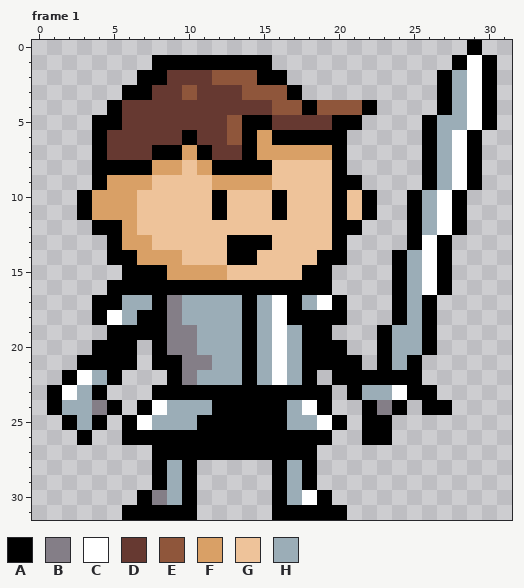
Pixel-art file: sprites/ezra.aseprite. Above is the file before it was changed.
32x32 pixels, 1 frame. Shown: frame 1. The commit also changed other frames, which this record leaves out.
Palette (. is transparent): A #000000  B #847e87  C #ffffff  D #663931  E #8f563b  F #d9a066  G #eec39a  H #9badb7
Pixels before, frame 1, first column x 1:
 0 ............................A.
 1 .......AAAAAAAA............ACA
 2 ......AADDDEEEAA..........AHCA
 3 .....AADDEDDDEEEA.........AHCA
 4 ....ADDDDDDDDDDEEAEEEA....AHCA
 5 ...AADDDDDDDEAADDDDAA....AHHCA
 6 ...ADDDDDADDEAFAAAAA.....AHCA.
 7 ...ADDDAAFADDAFFFFFA.....AHCA.
 8 ...AAAAFFGFAAAAGGGGA.....AHCA.
 9 ...AFFFGGGGFFFFGGGGAA....AHCA.
10 ..AFFFGGGGGAGGGAGGGAGA..AHCA..
11 ..AFFFGGGGGAGGGAGGGAGA..AHCA..
12 ...AAFGGGGGGGGGGGGGAA...AHCA..
13 ....AFFGGGGGAAAGGGGA....ACA...
14 ....AAFFFGGGAAGGGGAA...AHCA...
15 .....AAAFFFFGGGGGAA....AHCA...
16 ....AAAAAAAAAAAAAAA....AHCA...
17 ...AAHHABHHHHAHCAHCA...AHA....
18 ...ACHAABHHHHAHCAAAA...AHA....
19 ....AAAABBHHHAHCHAA...AHHA....
20 ...AAA.ABBHHHAHCHAAA..AHHA....
21 ..AAAA.AABBHHAHCHAAAA.AHA.....
22 .ACHA...ABHHHAHCHA.AAAAAA.....
23 ACHA...AAAAAAAAAAAA.AHHCAA....
24 AHHBA.ACHHHAAAAAHCA..ABA.AA...
25 .AHA.ACHHHAAAAAAHHCA.AA.......
26 ..A..AAAAAAAAAAAAAA..AA.......
27 .......AAAAAAAAAAA............
28 .......AHA.....AHA............
29 .......AHA.....AHA............
30 ......ABHA.....AHCA...........
31 .....AAAAA.....AAAAA..........
The same view after the edit:
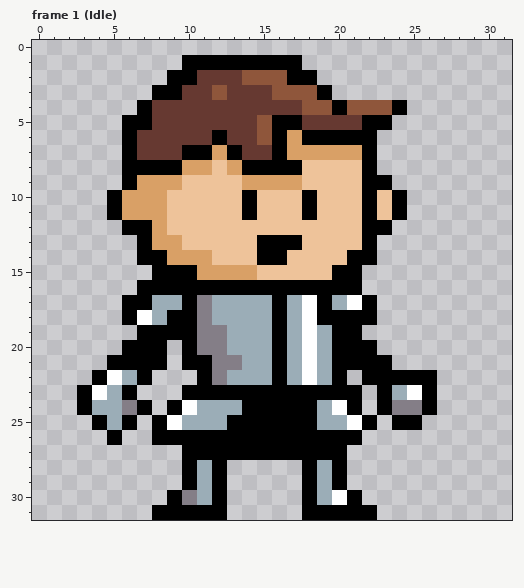
Changes in this commit:
layer "Legs" added
layer "Body" added
layer "Layer 1" removed
Changed rows in their new state; - is an unchanged pixel.
Frame 1 (Idle):
first column x 1:
 0 ----------------------------.-
 1 -------..------AA----------...
 2 ------..AA-DD-EEAA--------....
 3 -----..AAD-E-DD-EEA-------....
 4 ----..A--------DDE-A-EEA--....
 5 ---..AA-----DDEAA--DDAA--.....
 6 ---..A---D-ADDE-F---AA---....-
 7 ---..A-DDA-FADDA---FFA---....-
 8 ---..--AAF-GF--AA--GGA---....-
 9 ---..A-FF--GG--FF--GGAA--....-
10 --..A-FF---G-A-G-A-G--GA....--
11 --..A-FF---G-A-G-A-G--GA....--
12 ---..AAF-----------GGAA-....--
13 ----..AFF---GG-AA--GGA--...---
14 ----..AA-FF-GGAA--GGAA-....---
15 -----..-AA--FF---GGAA--....---
16 ----..-------------AA--....---
17 ---..AAHHAB--H-AHCAHCA-...----
18 ---..ACHAAB--H-AHC--AA-...----
19 ----..--AABB-H-A-CHAA-....----
20 ---..-A-.ABB-H-A-CH-AA....----
21 --..--A-.AABBH-A-CH--A-..-----
22 -..ACHA-..AB-H-A-CH-.----A----
23 ..ACHA-..----------A-.AHC-----
24 ..AHHB-.AC-HH---AAHCA.ABB-.---
25 -..-H-.AC-HH----AAHHC-.AA-----
26 --.-A..------------AA..-------
27 -------..---------AA----------
28 -------..-HA---..-HA----------
29 -------..-HA---..-HA----------
30 ------..ABHA---..AHCA---------
31 -----..---AA---..---AA--------
